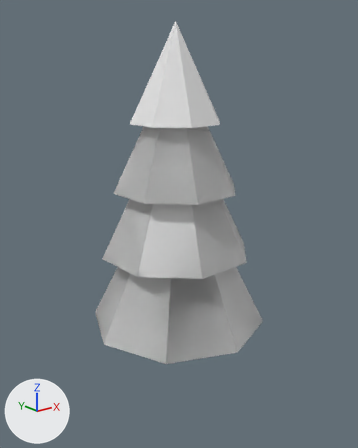
What one commit did to the Blender file Models/tree.blend.
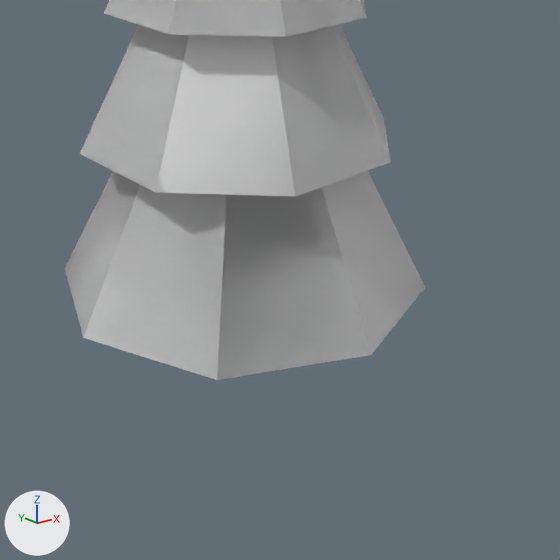
Each version is shown whole from a 50 mm camera at (-9.76, -11.27, 10.88) aimed at (-0.68, 0.07, 6.35), then close up on the part from 18% to 91% of the width and 42% to 100% of the height. Every picture has the same lights, and +X, +Y and +Z are marked at lower left.
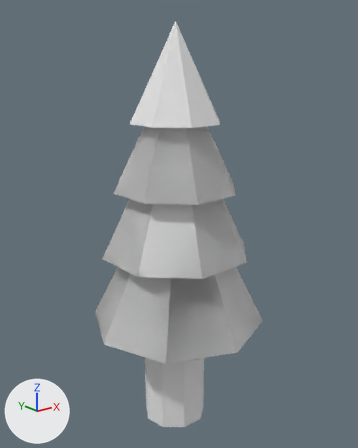
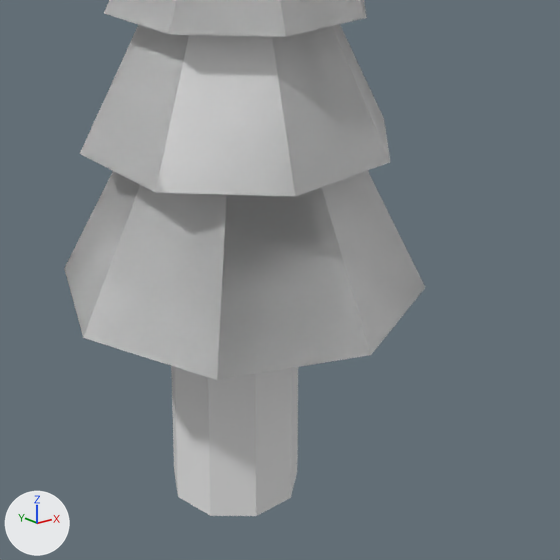
Boxes [x1, y1, x2, y2] around the edits, measured in the close-ups (560 x 560 px):
```json
{"object": "Cylinder", "change": "shown", "after": [171, 366, 298, 516]}
```

Edits to the scene script, one JSON object a line:
```json
{"op": "remove", "block": "ob_cylinder", "code": "ob_cylinder.hide_set(True)"}
```
